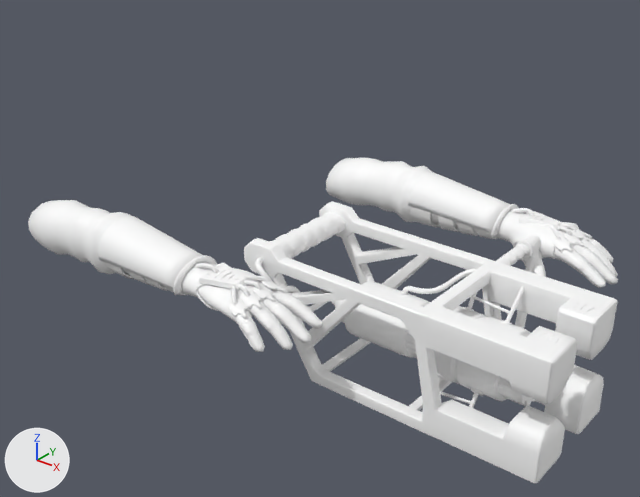
Two versions of the FBX model Assets/Scenes/Anthony/Asset/Skeletal_Holy.fbx, one commit apart.
Before and after are seen from a 50 mm camera at (1.24, -1.11, 0.95) aimed at (0.08, 0.34, 0.05). The lights are fixed; the arrows at lower left show +X, +Y and +Z. Where no turn or scale is listed for an object, it has been applied to the vertices.

Names of what the first picture shows: 'Armature_Avant_bras', 'Armature_Avant_bras.001', 'Armature_Doigts2.001', 'Armature_Dos_Main.001', 'Holy_Arm_02:Outil_Minage', 'Main_Droite', 'Main_Droite.001', 'Tissu', 'Tissu.001', 'Tissu_Bras', 'Tissu_Bras.001'.
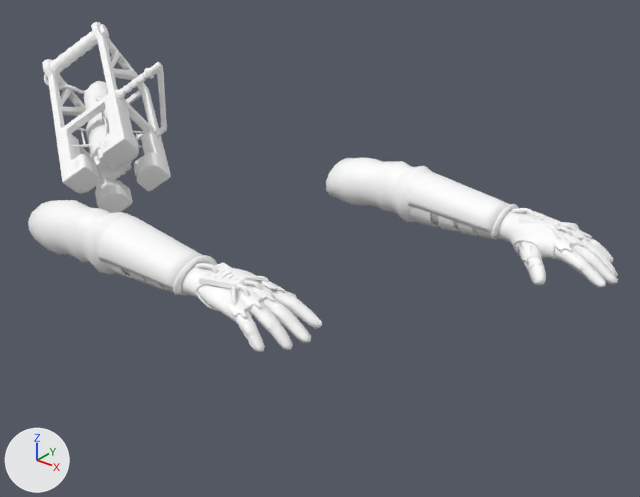
Boxes [x1, y1, x2, y2] around the edits, measured in the pictures (640 x 497 px):
'Holy_Arm_02:Outil_Minage', moved, turned: before [244, 201, 618, 483]; after [42, 22, 171, 213]

What changed in the scene script:
```text
Change ob_holy_arm_02_outil_minage:
    ob_holy_arm_02_outil_minage.location: (0.337, -0.037, 0.281) -> (-1.078, 0.571, 0.288)
    ob_holy_arm_02_outil_minage.rotation_euler: (1.571, 0.0, 1.571) -> (2.047, -0.608, 0.692)  # degrees (90, 0, 90) -> degrees (117, -35, 40)
```
